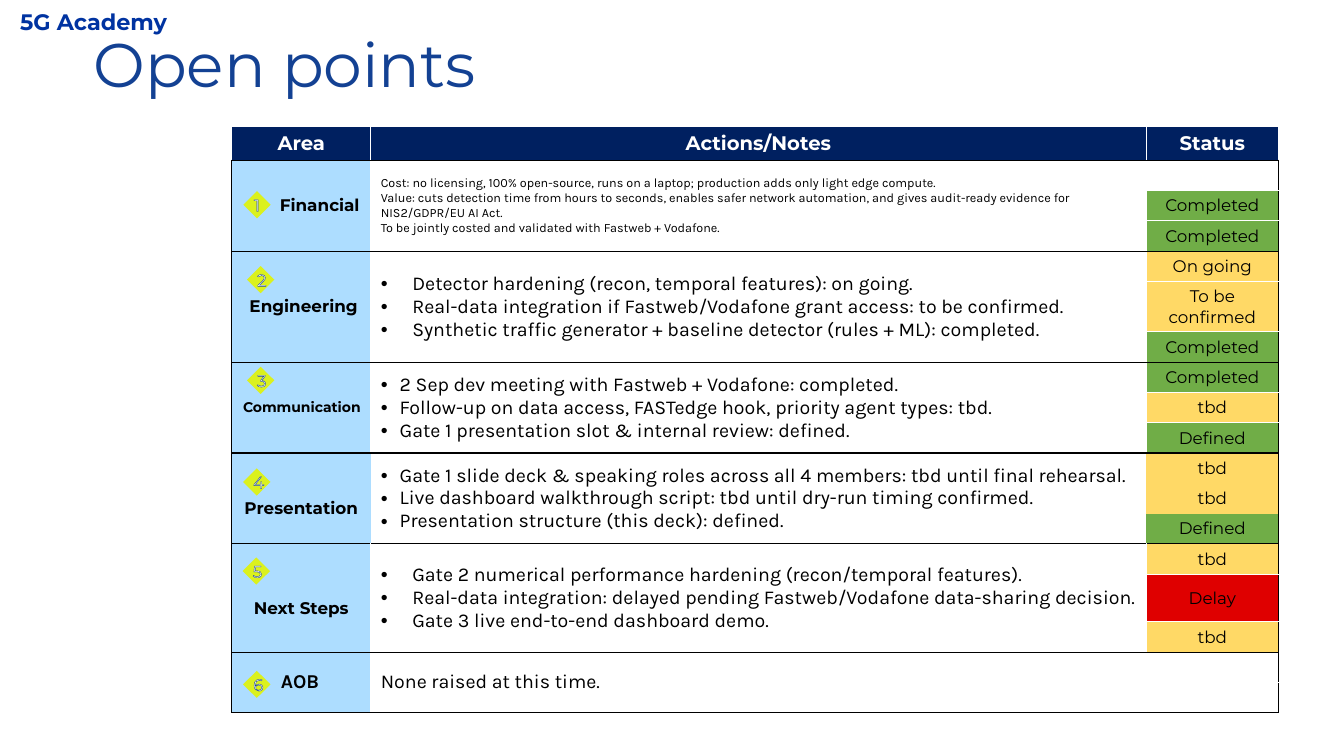
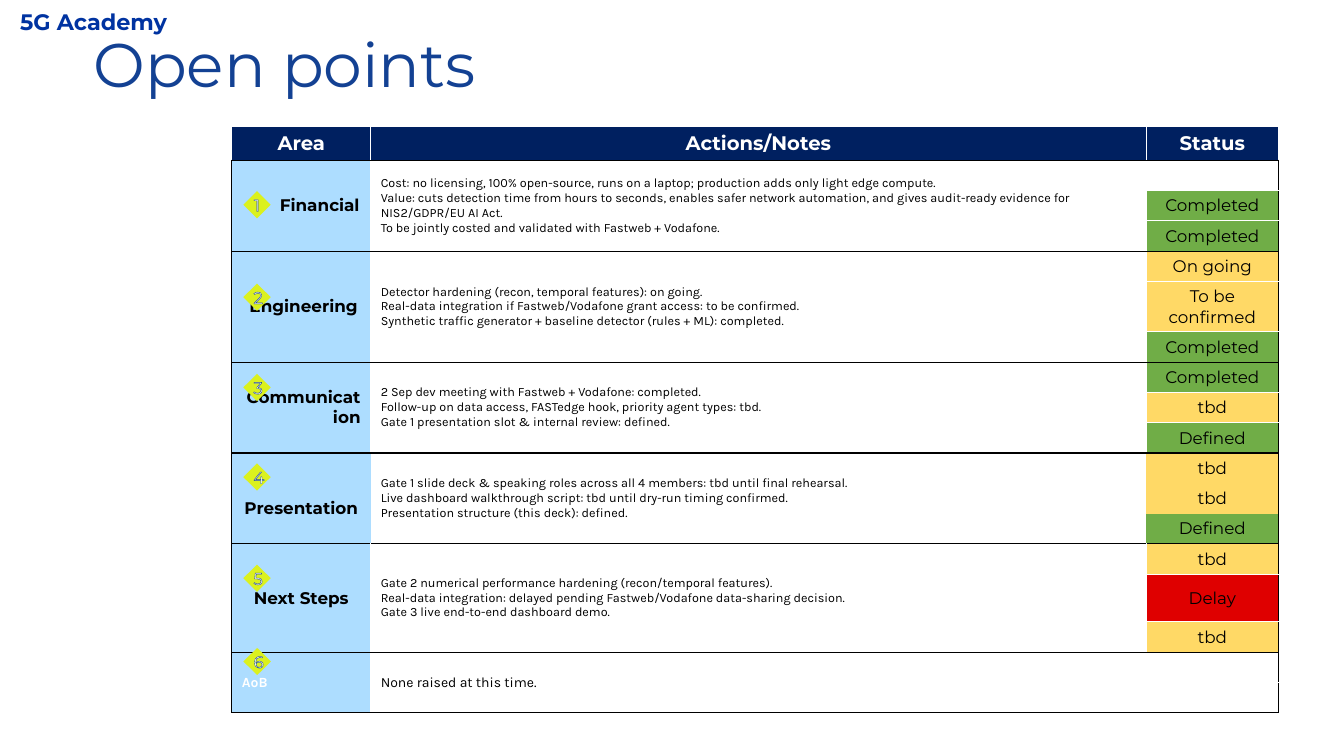
Before and after one commit to fauzan111/AEGIS, a slide deck: slide 15 of slides/AEGIS_Gate1_Official.pptx (slide 14 before the commit). Drawn at 1344x756 pixels with LibreOffice and Linux fonts; fonts in the diff are those of the drawing; background and template pictures are left out. Boxes give left, top, right and bottom in pixels: in the first picture for what was removed or moved away, otherwise in the second. Text is boxed around its words. In the diff, an @@ line names an element or a change of style, - is before the commit and + after.

```diff
--- a/slides/AEGIS_Gate1_Official.pptx
+++ b/slides/AEGIS_Gate1_Official.pptx
@@ table at <box>232,127,1278,713</box> @@
-row 17, column 1: AOB
+row 17, column 1: AoB
@@ size 14 to 9 pt in "Detector hardening (recon, temporal features): on going.", "Real-data integration if Fastweb/Vodafone grant access: to ...", "Synthetic traffic generator + baseline detector (rules ...", "2 Sep dev meeting with Fastweb + ..." and 8 more places @@
@@ size 10 to 12 pt in "Communication" @@
@@ size 14 to 10 pt in "None raised at this time." @@
@@ bullet • to none @@
@@ diamond "2": place and size @@
-diamond "2" at <box>248,267,273,292</box>
+diamond "2" at <box>244,284,269,310</box>
@@ diamond "3": place and size @@
-diamond "3" at <box>248,368,273,393</box>
+diamond "3" at <box>244,375,269,400</box>
@@ diamond "4": place and size @@
-diamond "4" at <box>244,470,269,495</box>
+diamond "4" at <box>244,465,269,490</box>
@@ diamond "5": place and size @@
-diamond "5" at <box>244,559,269,584</box>
+diamond "5" at <box>244,566,269,591</box>
@@ diamond "6": place and size @@
-diamond "6" at <box>244,671,269,697</box>
+diamond "6" at <box>245,649,270,675</box>
```
Also in this commit, not shown: 13 other slides changed, 1 slide added, 3 other files.
